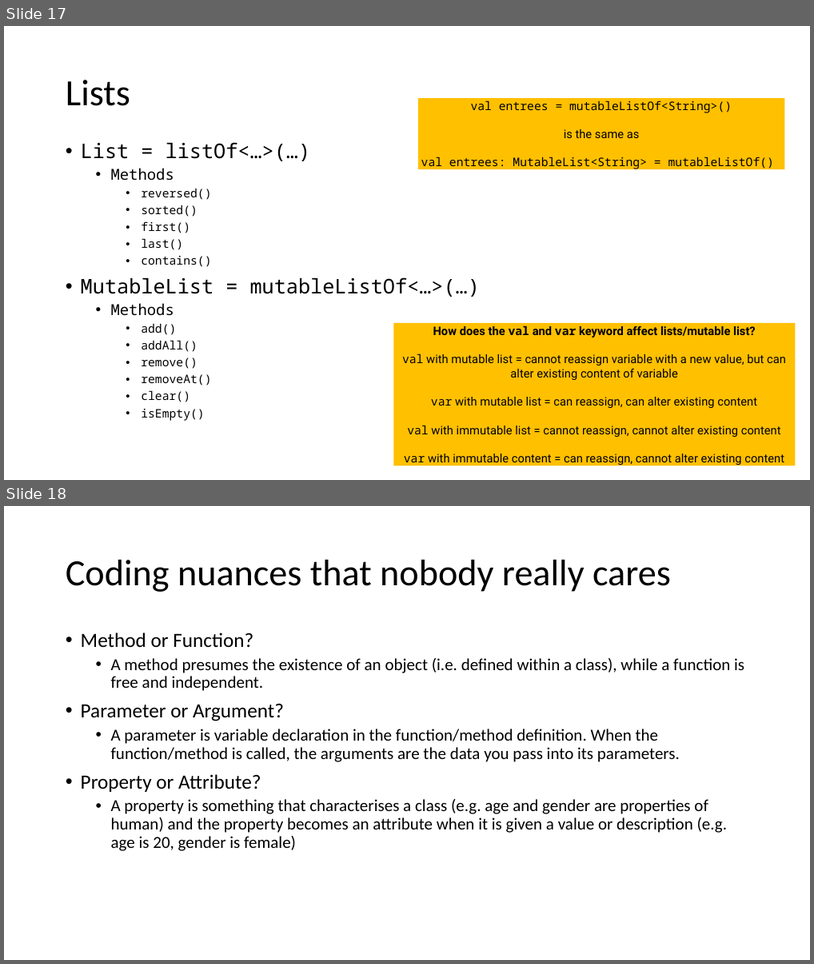
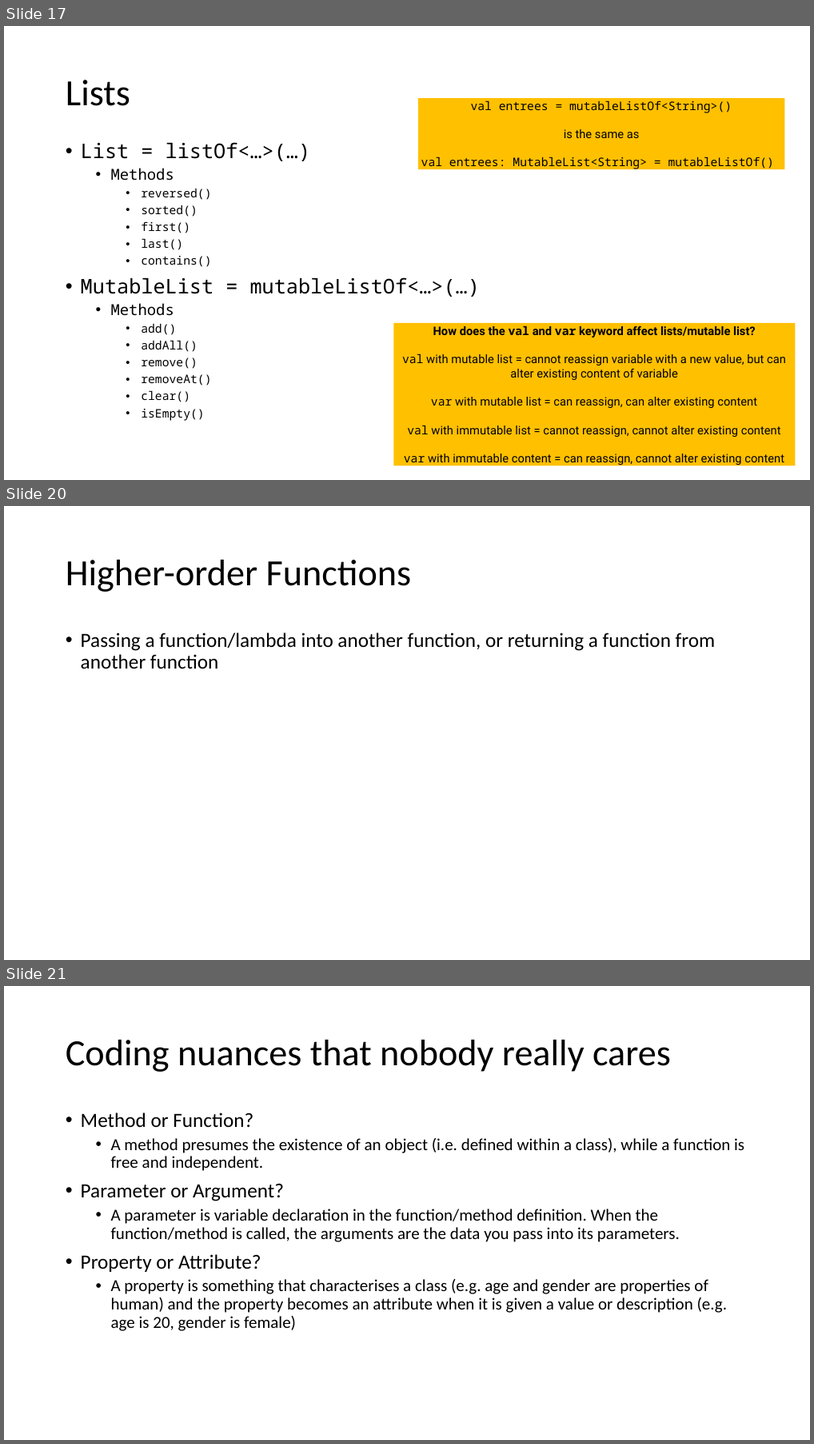
Before and after one commit to joellecorliss/Associate-Android-Developer, a slide deck: Android Basics in Kotlin.pptx. Shown one above the other, each under a label of ours: slides 17 and 18 before the commit, slides 17, 20 and 21 after it; the slides between them are not shown. The pictures are 814x964 and 814x1444 pixels, drawn with LibreOffice and Linux fonts; fonts in the diff are those of the drawing. Boxes give left, top, right and bottom in pixels: in the first picture for what was removed or moved away, otherwise in the second. Text is boxed around its words. In the diff, an @@ line names an element or a change of style, - is before the commit and + after.

```diff
--- a/Android Basics in Kotlin.pptx
+++ b/Android Basics in Kotlin.pptx
@@ slide 20 added at (4, 506, 810, 960), background #FFFFFF @@
@@ title added at (66, 560, 412, 592), 44 pt, text #000000 @@
+Higher-order Functions
@@ text added at (81, 632, 715, 668), 24 pt, text #000000 @@
+• Passing a function/lambda into another function, or returning a function from another function
@@ what was slide 18 is now slide 21 @@
```
Also in this commit, not shown: 2 other slides added.
